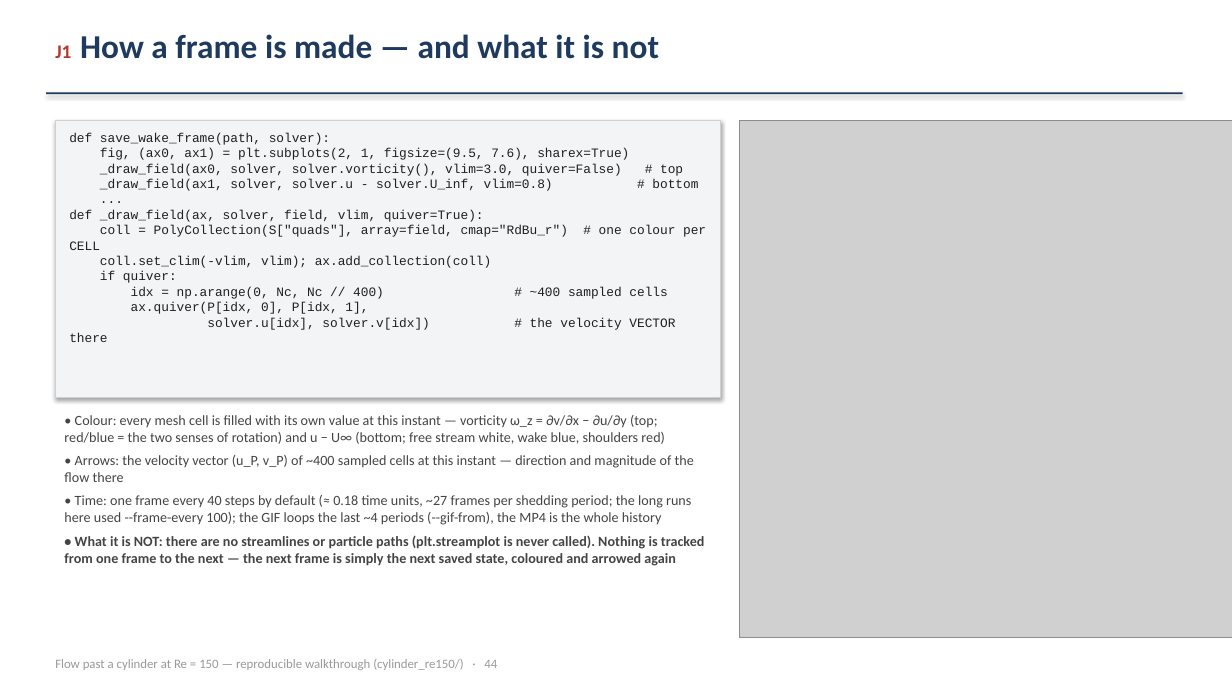
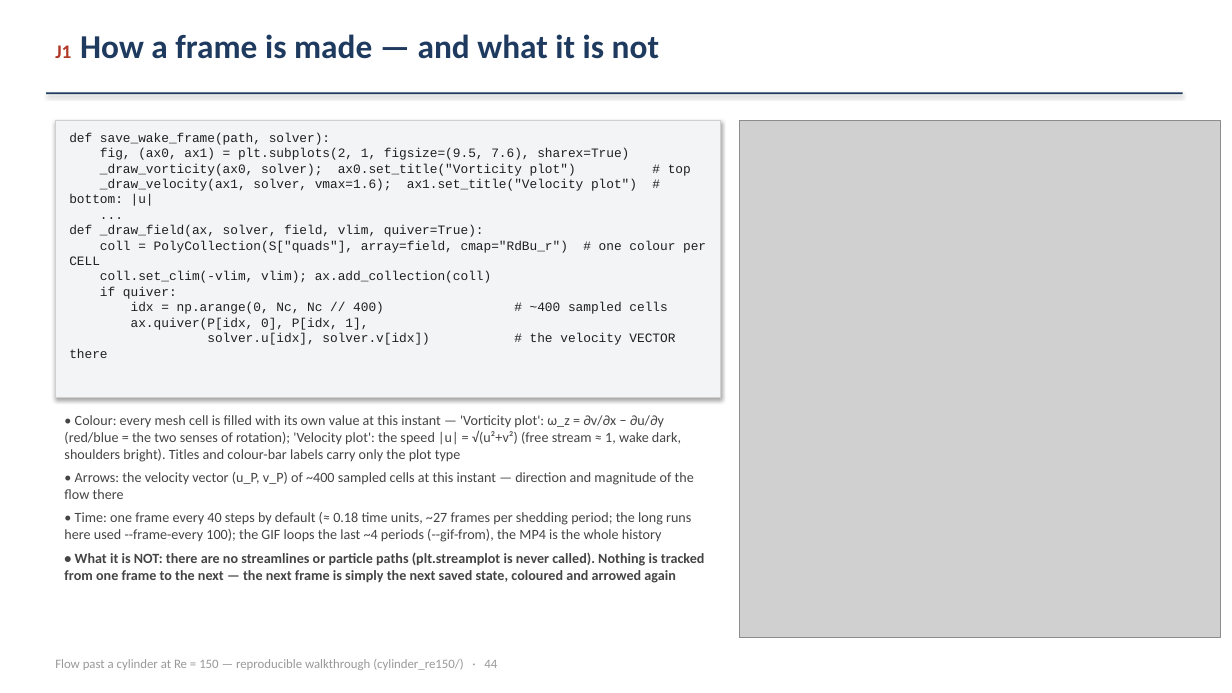
Before and after one commit to ichanwaheng/LES_working, a slide deck: slide 44 of cylinder_re150/demo/ns_staggered_tutorial.pptx. Drawn at 1232x693 pixels with LibreOffice and Linux fonts; fonts in the diff are those of the drawing; grey boxes stand for pictures. Boxes give left, top, right and bottom in pixels: in the first picture for what was removed or moved away, otherwise in the second. Text is boxed around its words. In the diff, an @@ line names an element or a change of style, - is before the commit and + after.

```diff
--- a/cylinder_re150/demo/ns_staggered_tutorial.pptx
+++ b/cylinder_re150/demo/ns_staggered_tutorial.pptx
@@ picture: place and size @@
-picture at [739, 120, 1232, 638]
+picture at [739, 120, 1220, 638]
@@ text in rectangle at [69, 163, 691, 206]: text changed @@
-_draw_field(ax0, solver, solver.vorticity(), vlim=3.0, quiver=False) # top
-_draw_field(ax1, solver, solver.u - solver.U_inf, vlim=0.8) # bottom
+_draw_vorticity(ax0, solver); ax0.set_title("Vorticity plot") # top
+_draw_velocity(ax1, solver, vmax=1.6); ax1.set_title("Velocity plot") # bottom: |u|
@@ text at [64, 415, 681, 462]: text changed @@
-• Colour: every mesh cell is filled with its own value at this instant — vorticity ω_z = ∂v/∂x − ∂u/∂y (top; red/blue = the two senses of rotation) and u − U∞ (bottom; free stream white, wake blue, shoulders red)
+• Colour: every mesh cell is filled with its own value at this instant — 'Vorticity plot': ω_z = ∂v/∂x − ∂u/∂y (red/blue = the two senses of rotation); 'Velocity plot': the speed |u| = √(u²+v²) (free stream ≈ 1, wake dark, shoulders bright). Titles and colour-bar labels carry only the plot type
```
Also in this commit, not shown: 23 other slides changed, 10 other files.
